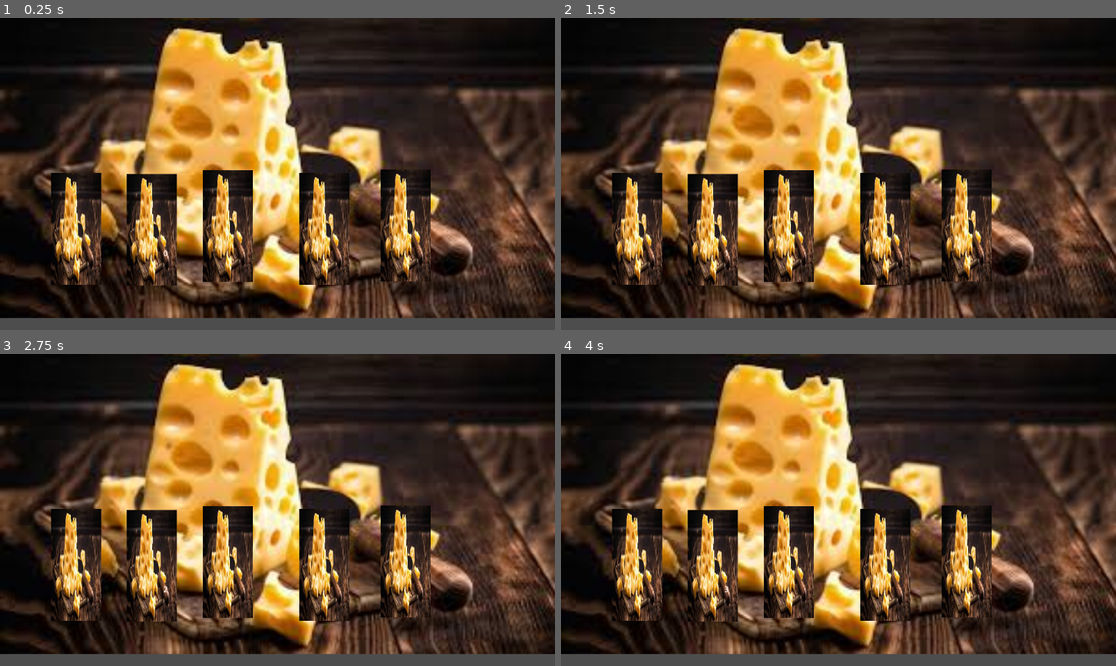
Above: before the commit, frames 1-4 (two rows, left to right).
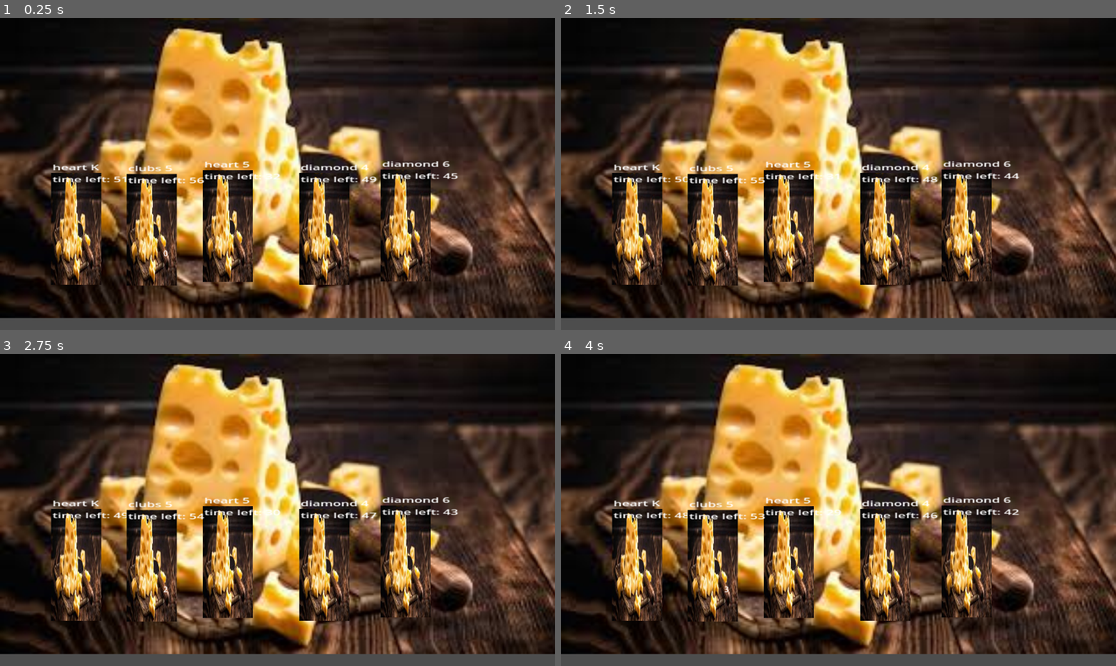
Above: after the commit, the same moments.

Repository: spicode/fulljam
Game: Godot game, scene res://main.tscn
The game is run twice, just before and just after one commit, with the same random seed, the same clock (stepped at 60 frames per second) and the same inputs. This scene is started directly instead of the project's main scene.
Inputs:
- Up to frame 1 (0.25 s): no input
- Up to frame 2 (1.5 s): tap Enter at 0.5 s
- Up to frame 3 (2.75 s): tap Space at 2 s
- Up to frame 4 (4 s): tap Enter at 2.75 s; tap Space at 3.5 s

The runs differ from the first frame. In frame 1, 1.2% of the frame differs, in the area x 9-83%, y 45-54%; in frame 2, 1.2%; in frame 3, 1.2%; in frame 4, 1.2%.
Error before the commit: Invalid access to property or key '["heart", "K", 52]' on a base object of type 'Array'. (res://setcard.gd:13)

Commit message:
setcard

Diff:
--- a/fulljam/main.tscn
+++ b/fulljam/main.tscn
@@ -18,8 +18,11 @@
 texture = ExtResource("2_1bvp3")
 
 [node name="Label" type="Label" parent="card1"]
-offset_right = 40.0
-offset_bottom = 23.0
+offset_left = -140.912
+offset_top = -100.963
+offset_right = -100.912
+offset_bottom = -77.9628
+scale = Vector2(4.937, 0.695)
 
 [node name="card2" type="Sprite2D" parent="." groups=["playerCards"]]
 position = Vector2(673, 438)
@@ -27,8 +30,11 @@
 texture = ExtResource("2_1bvp3")
 
 [node name="Label" type="Label" parent="card2"]
-offset_right = 40.0
-offset_bottom = 23.0
+offset_left = -140.912
+offset_top = -100.963
+offset_right = -100.912
+offset_bottom = -77.9628
+scale = Vector2(4.937, 0.695)
 
 [node name="card3" type="Sprite2D" parent="." groups=["playerCards"]]
 position = Vector2(473, 432)
@@ -36,8 +42,11 @@
 texture = ExtResource("2_1bvp3")
 
 [node name="Label" type="Label" parent="card3"]
-offset_right = 40.0
-offset_bottom = 23.0
+offset_left = -140.912
+offset_top = -100.963
+offset_right = -100.912
+offset_bottom = -77.9628
+scale = Vector2(4.937, 0.695)
 
 [node name="card4" type="Sprite2D" parent="." groups=["playerCards"]]
 position = Vector2(315, 440)
@@ -45,8 +54,11 @@
 texture = ExtResource("2_1bvp3")
 
 [node name="Label" type="Label" parent="card4"]
-offset_right = 40.0
-offset_bottom = 23.0
+offset_left = -140.912
+offset_top = -100.963
+offset_right = -100.912
+offset_bottom = -77.9628
+scale = Vector2(4.937, 0.695)
 
 [node name="card5" type="Sprite2D" parent="." groups=["playerCards"]]
 position = Vector2(842, 431)
@@ -54,8 +66,11 @@
 texture = ExtResource("2_1bvp3")
 
 [node name="Label" type="Label" parent="card5"]
-offset_right = 40.0
-offset_bottom = 23.0
+offset_left = -140.912
+offset_top = -100.963
+offset_right = -100.912
+offset_bottom = -77.9628
+scale = Vector2(4.937, 0.695)
 
 [node name="player" parent="." instance=ExtResource("3_lquwl")]
 position = Vector2(339.099, 476.724)
--- a/fulljam/setcard.gd
+++ b/fulljam/setcard.gd
@@ -9,10 +9,5 @@
 func _process(delta: float) -> void:
 	var index = 0
 	for card in player.player_cards:
-
-		print(player.player_cards[card])
-		#cardLables[player.player_cards[card]].text = str(card[0]," ", card)
-
-func _ready() -> void:
-	for card in player.player_cards:
-		print(card[0],card[1])
+		cardLables[index].text = str(card[0]," ", card[1],"\ntime left: ",int(card[2]))
+		index+=1
Not shown: 1 places in fulljam/player.tscn that only renumber resources
